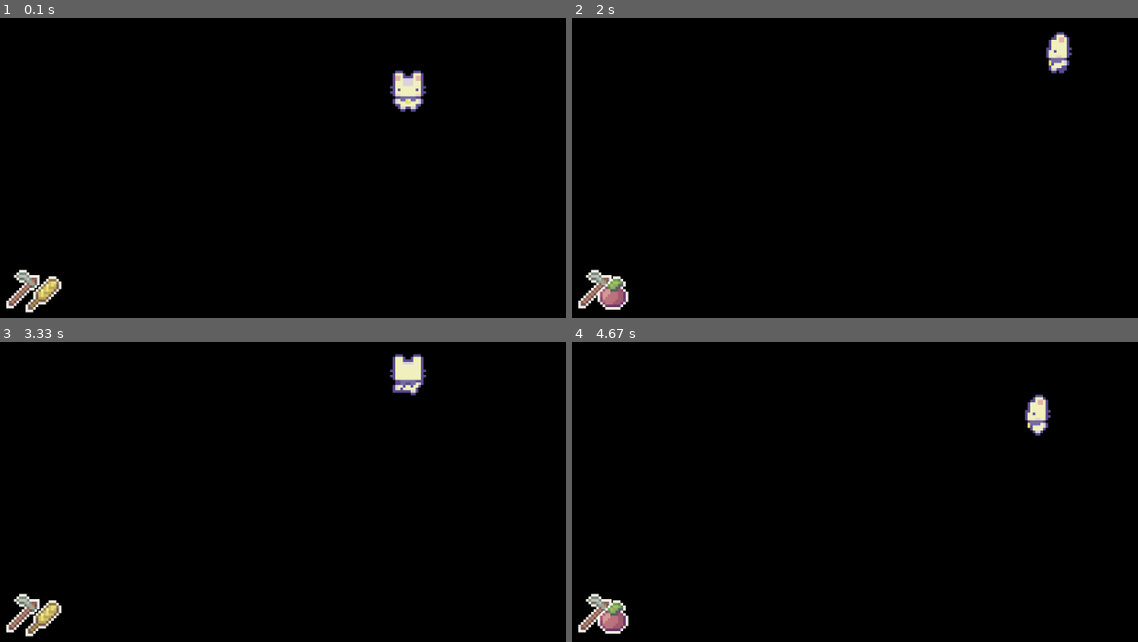
Above: before the commit, frames 1-4 (two rows, left to right).
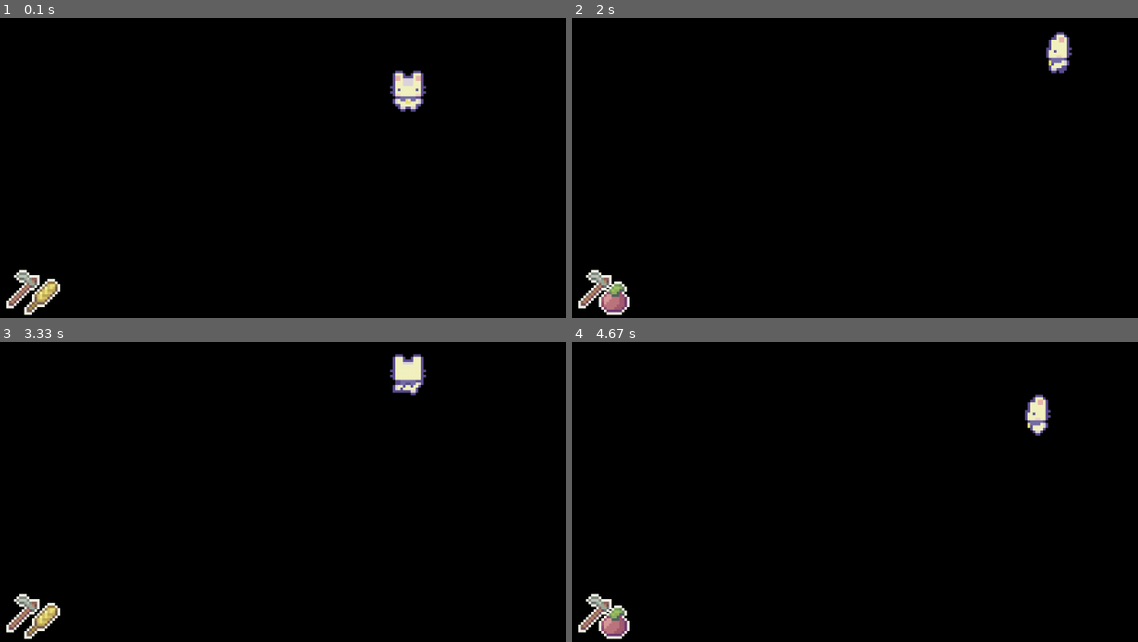
Above: after the commit, the same moments.

Repository: lostsidewalk/pygame-stardew-valley
Game: pygame game, started from main.py
The game is run twice, just before and just after one commit, with the same random seed, the same clock (stepped at 60 frames per second) and the same inputs.
Inputs:
- Up to frame 1 (0.1 s): no input
- Up to frame 2 (2 s): hold Right 0.33-0.8 s; hold Up 0.83-1.13 s; hold Right 1.17-1.63 s; hold Left from 1.67 s (still down); tap E at 1.82 s
- Up to frame 3 (3.33 s): release Left at 2.2 s; hold Down 2.23-2.53 s; hold Left 2.57-2.97 s; hold Up from 3 s (still down); tap E at 3.15 s
- Up to frame 4 (4.67 s): release Up at 3.37 s; hold Right 3.4-4.03 s; hold Down 4.07-4.43 s; hold Left from 4.47 s (still down); tap E at 4.62 s

The runs differ from the first frame. In frame 1, 0.3% of the frame differs, in the area x 4-11%, y 86-100%; in frame 2, 0.5%; in frame 3, 0.3%; in frame 4, 0.5%.

Commit message:
Fixed bug (tool_surface -> seed_surface)

Diff:
--- a/overlay.py
+++ b/overlay.py
@@ -26,5 +26,5 @@
 
         # seed
         seed_surface = self.seed_surfaces[self.player.selected_seed]
-        seed_rect = tool_surface.get_rect(midbottom=OVERLAY_POSITIONS['seed'])
+        seed_rect = seed_surface.get_rect(midbottom=OVERLAY_POSITIONS['seed'])
         self.display_surface.blit(seed_surface, seed_rect)
